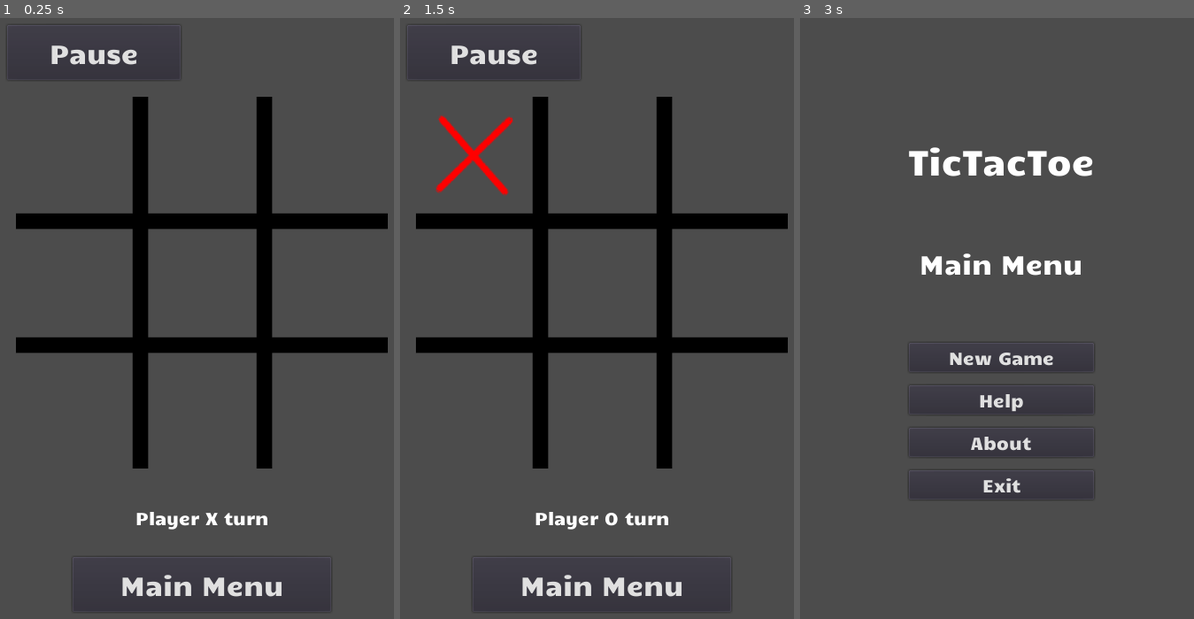
Above: before the commit, frames 1-3 (left to right).
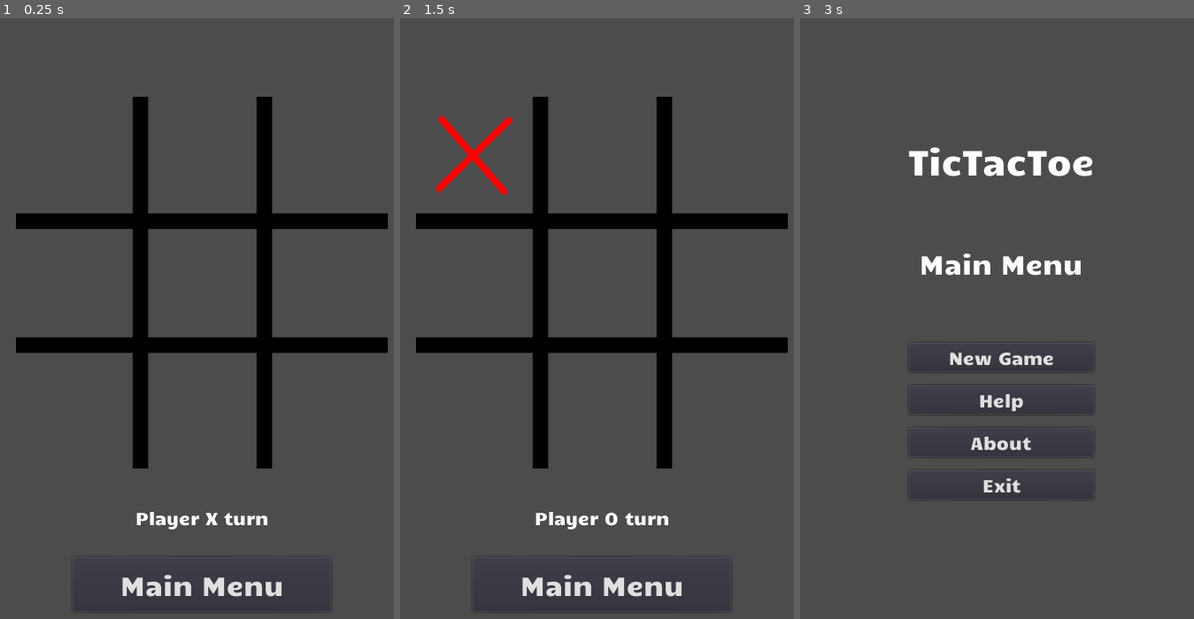
Above: after the commit, the same moments.

Repository: edd34/TicTacToe_Godot
Game: Godot game, scene res://Scenes/Play.tscn
The game is run twice, just before and just after one commit, with the same random seed, the same clock (stepped at 60 frames per second) and the same inputs. This scene is started directly instead of the project's main scene.
Inputs (mouse positions are in pixels of both pictures, inside the frame that each line leads up to):
- Up to frame 1 (0.25 s): no input
- Up to frame 2 (1.5 s): click (474, 156) at 0.52 s; click (474, 156) at 1.27 s
- Up to frame 3 (3 s): click (874, 156) at 2.02 s; click "Main Menu" at 2.75 s

The runs differ from the first frame. In frame 1, 0.4% of the frame differs, in the area x 4-44%, y 4-11%; in frame 2, 0.4%; in frame 3, nothing differs.

Commit message:
hide Play button on Play scene as it is not implemented yet

Diff:
--- a/Scenes/Play.tscn
+++ b/Scenes/Play.tscn
@@ -354,8 +354,6 @@
 script = ExtResource( 3 )
 
 [node name="UI" type="Node" parent="." index="1"]
-
-editor/display_folded = true
 
 [node name="Footer" type="Container" parent="UI" index="0"]
 
@@ -464,6 +462,7 @@
 
 [node name="Pause" type="Button" parent="UI/Header" index="0"]
 
+visible = false
 anchor_left = 0.0
 anchor_top = 0.5
 anchor_right = 0.0
